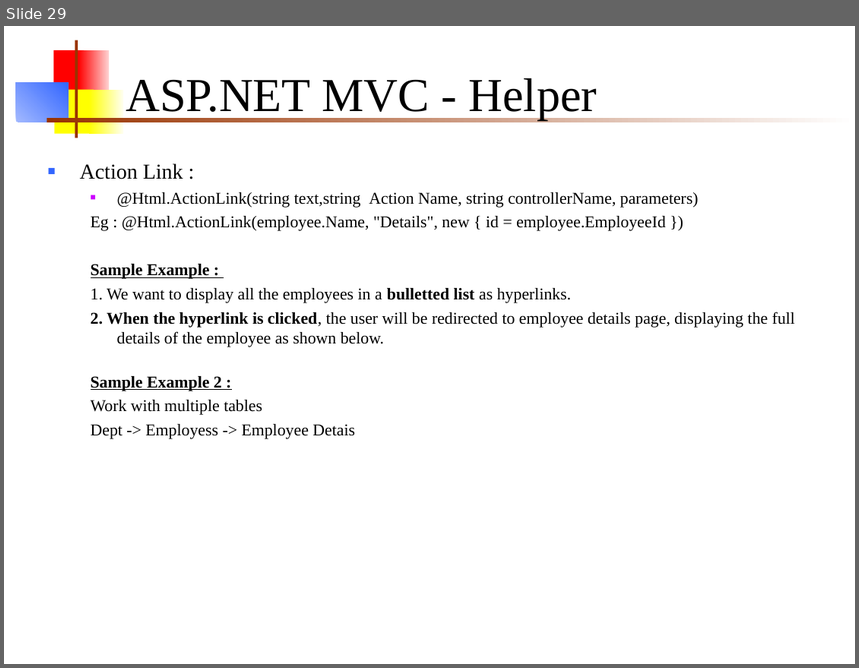
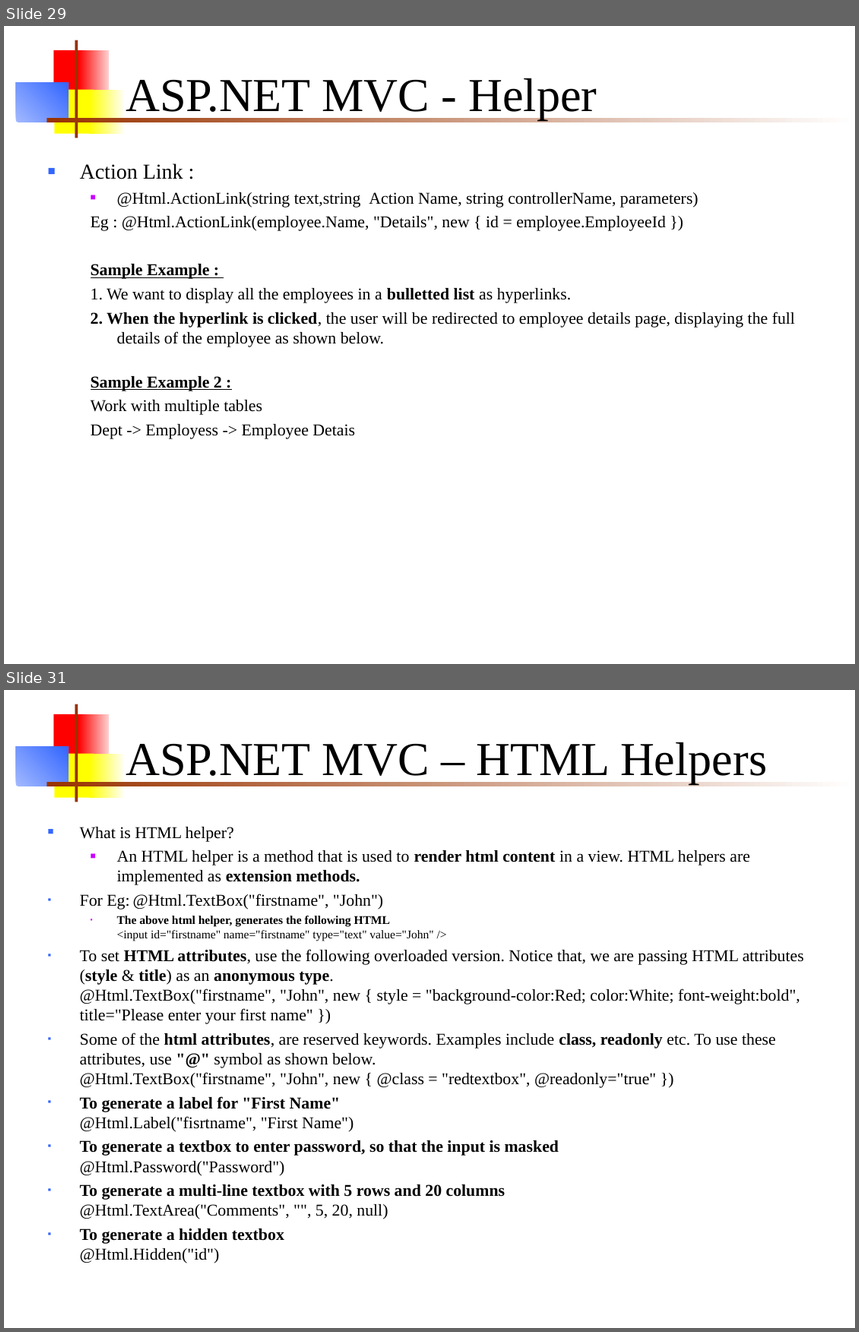
Before and after one commit to chsuresh3112/MVCSample, a slide deck: MVC_training.ppt. Shown one above the other, each under a label of ours: slide 29 before the commit, slides 29 and 31 after it; the slides between them are not shown. The pictures are 859x668 and 859x1332 pixels, drawn with LibreOffice and Linux fonts; fonts in the diff are those of the drawing. Boxes give left, top, right and bottom in pixels: in the first picture for what was removed or moved away, otherwise in the second. Text is boxed around its words. In the diff, an @@ line names an element or a change of style, - is before the commit and + after.

```diff
--- a/MVC_training.ppt
+++ b/MVC_training.ppt
@@ slide 31 added at box(4, 690, 855, 1328), background #FFFFFF; not listed: 7 template elements that a slide beside it also shows @@
@@ title added at box(126, 742, 767, 784), 40 pt, text #000000 @@
+ASP.NET MVC – HTML Helpers
@@ text added at box(80, 827, 804, 1264), 14 pt, text #000000 @@
+■ What is HTML helper?
+  ■ An HTML helper is a method that is used to render html content in a view. HTML helpers are implemented as extension methods.
+▪ For Eg: @Html.TextBox("firstname", "John")
+  ▪ The above html helper, generates the following HTML
+    <input id="firstname" name="firstname" type="text" value="John" />
+▪ To set HTML attributes, use the following overloaded version. Notice that, we are passing HTML attributes (style & title) as an anonymous type.
+  @Html.TextBox("firstname", "John", new { style = "background-color:Red; color:White; font-weight:bold", title="Please enter your first name" })
+▪ Some of the html attributes, are reserved keywords. Examples include class, readonly etc. To use these attributes, use "@" symbol as shown below.
+  @Html.TextBox("firstname", "John", new { @class = "redtextbox", @readonly="true" })
+▪ To generate a label for "First Name"
+  @Html.Label("fisrtname", "First Name")
+▪ To generate a textbox to enter password, so that the input is masked
+  @Html.Password("Password")
+▪ To generate a multi-line textbox with 5 rows and 20 columns
+  @Html.TextArea("Comments", "", 5, 20, null)
+▪ To generate a hidden textbox
+  @Html.Hidden("id")
```
Also in this commit, not shown: 2 slides changed, 3 other slides added.
